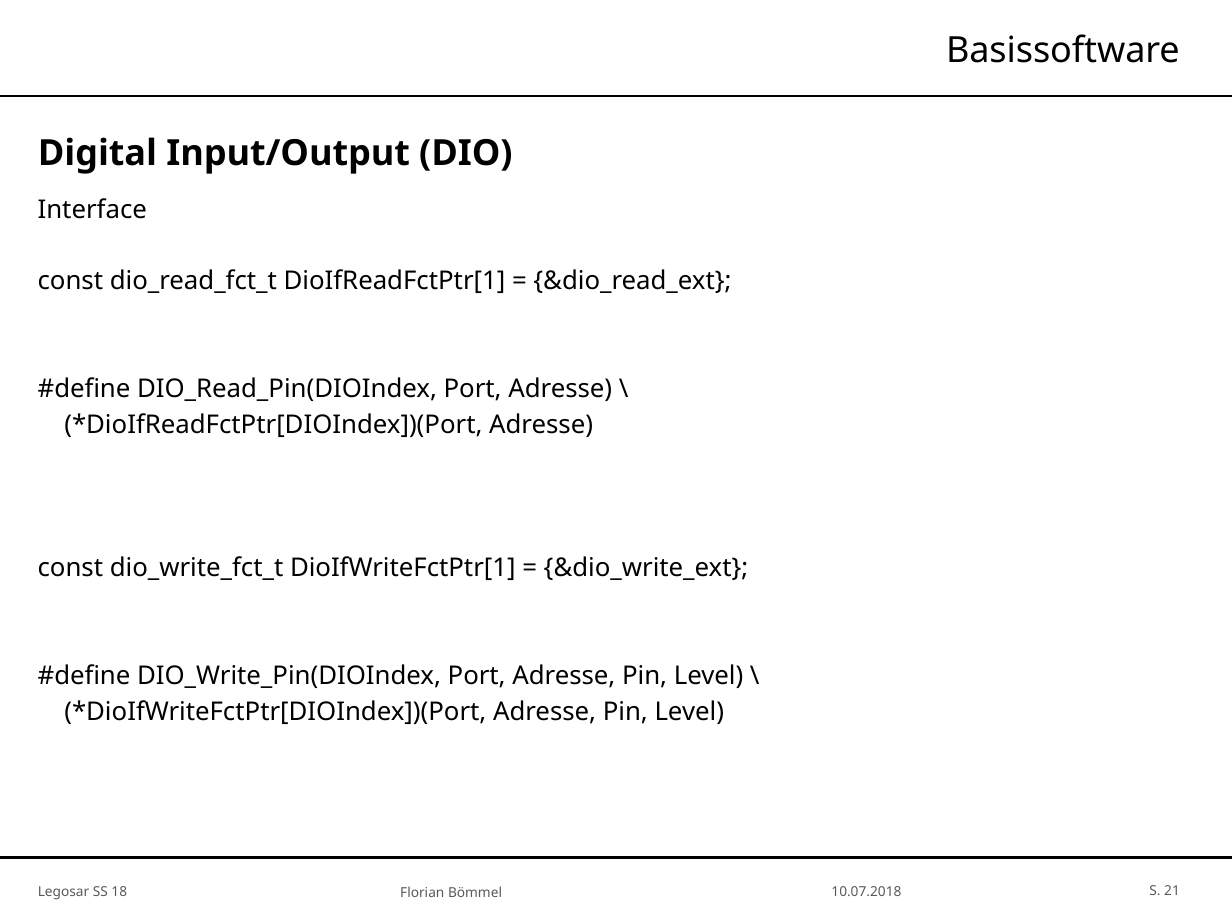
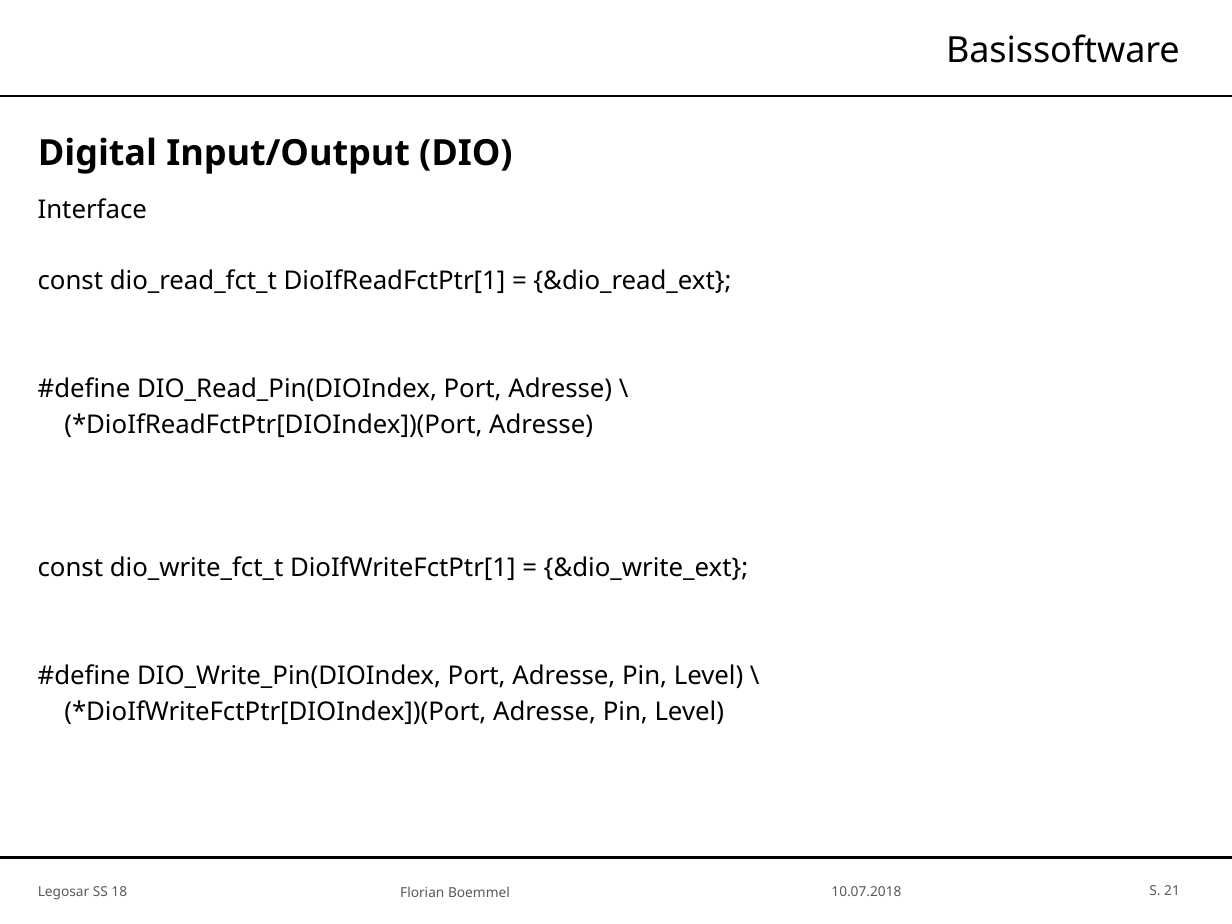
Before and after one commit to SimH1993/OTHR_AUTOSARSS18, a slide deck: slide 21 of Präsentation/Legosar_Master.pptx. Drawn at 1232x924 pixels with LibreOffice and Linux fonts; fonts in the diff are those of the drawing; background and template pictures are left out. Boxes give left, top, right and bottom in pixels: in the first picture for what was removed or moved away, otherwise in the second. Text is boxed around its words. In the diff, an @@ line names an element or a change of style, - is before the commit and + after.

```diff
--- a/Präsentation/Legosar_Master.pptx
+++ b/Präsentation/Legosar_Master.pptx
@@ text at [400,886,510,897]: text changed @@
-Florian Bömmel
+Florian Boemmel
```
Also in this commit, not shown: 4 other slides changed.
